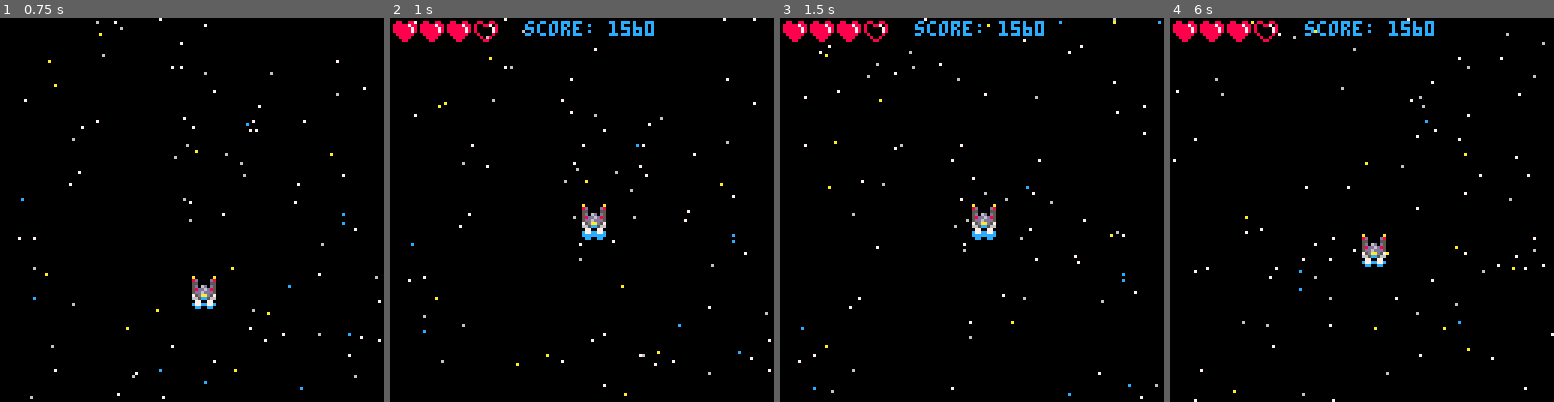
Above: before the commit, frames 1-4 (left to right).
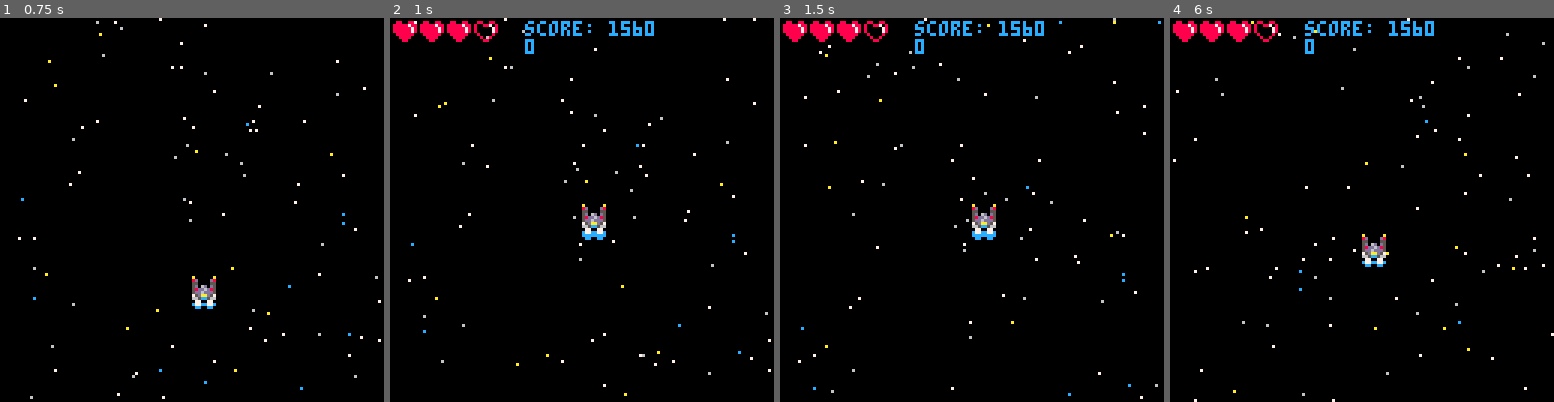
Above: after the commit, the same moments.

Repository: FabioAlfa23/pico-8-lazy-dev-shmup
Game: PICO-8 cartridge shmup.p8
The game is run twice, just before and just after one commit, with the same random seed, the same clock (stepped at 60 frames per second) and the same inputs.
Inputs:
- Up to frame 1 (0.75 s): tap X (X key) at 0.33 s; tap O (Z key) at 0.7 s
- Up to frame 2 (1 s): no input
- Up to frame 3 (1.5 s): tap X (X key) at 1.07 s
- Up to frame 4 (6 s): hold Right 1.6-2.1 s; tap O (Z key) every 0.4 s from 1.7 to 5.7 s; tap X (X key) every 1.12 s from 1.85 to 5.2 s; hold Up 2.15-2.42 s; hold Right 2.47-3.03 s; hold Left 3.08-3.58 s; hold Down 3.63-3.97 s; hold Right 4.02-4.68 s; hold Up 4.73-5.03 s; hold Left 5.08-5.68 s; hold Down from 5.73 s (still down)

Frame 1 is identical in both runs. In frame 2, less than 0.1% of the frame differs, in the area x 35-38%, y 5-10%; in frame 3, less than 0.1%; in frame 4, less than 0.1%.

Commit message:
multiple bullets added

Diff:
--- a/shmup.p8
+++ b/shmup.p8
@@ -6,7 +6,7 @@
 	bg=0
 	c=0
 	player=playerinit(64,130,2,2,3,4,8)
-	bullet=bulletinit(-1,-1,16,17,7,0,7,5)
+	bullet={}
 	score=flr(rnd(3000))
 	lives=4
 	star=starinit()
@@ -24,7 +24,20 @@
 	--game loop state--
 
 		player=playerupdate(player)
-		bulletshoot(bullet,player)
+
+		if btnp(❎) then
+			local mybull={}
+			mybull=bulletinit(player.x,player.y,16,17,7,0,7,5)
+			sfx(mybull.sound)
+			add(bullet,mybull)
+		end
+
+		for i=#bullet, 1,-1 do
+			bulletshoot(bullet[i],player)
+			if bullet[i].by<-8 then
+				del(bullet,bullet[i])
+			end
+		end
 
 	elseif mode=="end" then
 		c=0
@@ -50,9 +63,11 @@
 	elseif mode=="play" then
 		bg=0
 		playerdraw(player)
-		bulletdraw(bullet,player)
+		for i=1,#bullet do
+			bulletdraw(bullet[i],player)
+		end
 		drawui(score,lives,player)
-
+		print(#bullet)
 	elseif mode=="end" then
 		bg=8
 		enddraw()
@@ -162,19 +177,20 @@
 
 -->8
 function bulletinit(x,y,t,tf,sp,fx,fsz,ffx)
-	bullet={
-		bx=x,
-		by=y,
-		sprite=t,
-		fi=t,
-		ff=tf,
-		speed=sp,
-		sound=fx,
-		sflashsz=fsz,
-		flashsz=0,
-		flashx=ffx
-	}
-	return bullet
+	local bulletinit={}
+
+	bulletinit.bx=x
+	bulletinit.by=y
+	bulletinit.sprite=t
+	bulletinit.fi=t
+	bulletinit.ff=tf
+	bulletinit.speed=sp
+	bulletinit.sound=fx
+	bulletinit.sflashsz=fsz
+	bulletinit.flashsz=fsz
+	bulletinit.flashx=ffx
+
+	return bulletinit
 end
 
 function bulletshoot(b,p)
@@ -182,13 +198,13 @@
 	b.flashsz-=1
 	b.by-=b.speed
 
-	if btnp(❎) then
-		b.bx=p.x
-		b.by=p.y
-		sfx(0)
-		b.flashsz=b.sflashsz
-		b.sprite=b.fi
-	end
+	--if btnp(❎) then
+		--b.bx=p.x
+		--b.by=p.y
+		--sfx(0)
+		--b.flashsz=b.sflashsz
+		--b.sprite=b.fi
+	--end
 
 	if b.flashsz<-1 then
 		b.flashsz=-1
@@ -198,7 +214,7 @@
 		b.sprite=b.ff
 	end
 
-	return b
+	--return b
 end
 
 function bulletdraw(b,p)
